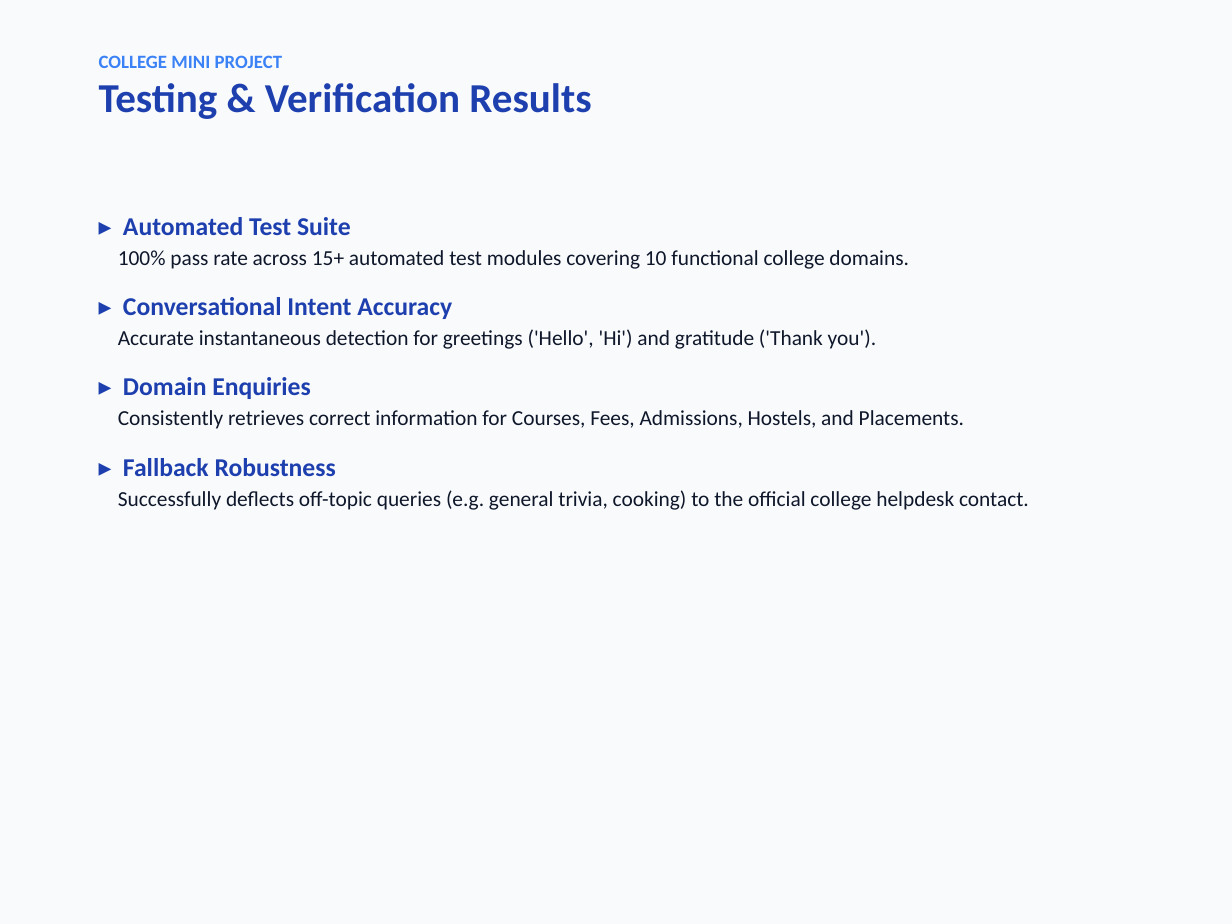
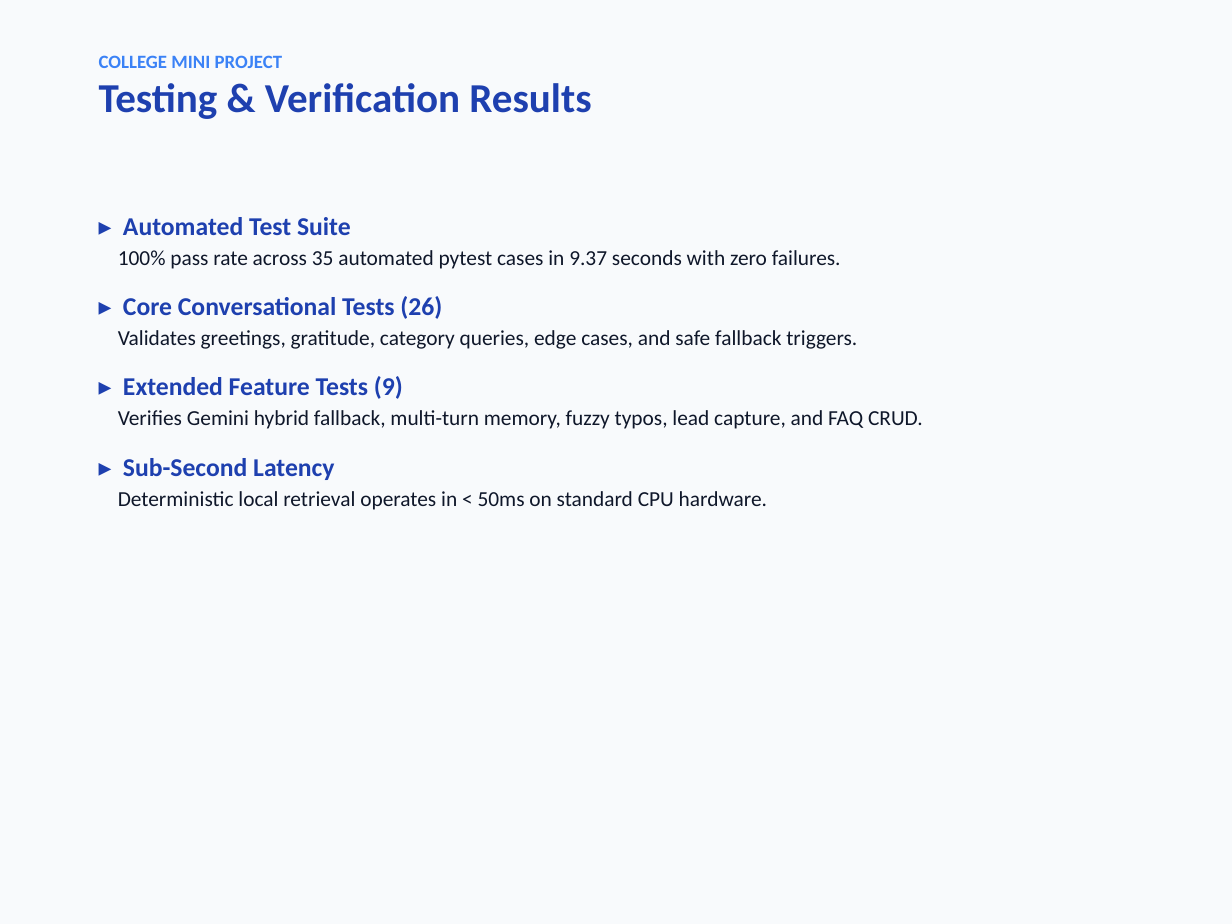
Before and after one commit to kvaruneshruban/AI-Based-College-Enquiry-Chatbot, a slide deck: slide 10 of documentation/presentation.pptx. Drawn at 1232x924 pixels with LibreOffice and Linux fonts; fonts in the diff are those of the drawing. Boxes give left, top, right and bottom in pixels: in the first picture for what was removed or moved away, otherwise in the second. Text is boxed around its words. In the diff, an @@ line names an element or a change of style, - is before the commit and + after.

Commit message:
feat: integrate Google Gemini AI, multi-turn memory, and enhanced UI assets

```diff
--- a/documentation/presentation.pptx
+++ b/documentation/presentation.pptx
@@ text at bbox=[118, 250, 923, 510]: text changed @@
-100% pass rate across 15+ automated test modules covering 10 functional college domains.
-▸ Conversational Intent Accuracy
-Accurate instantaneous detection for greetings ('Hello', 'Hi') and gratitude ('Thank you').
-▸ Domain Enquiries
-Consistently retrieves correct information for Courses, Fees, Admissions, Hostels, and Placements.
-▸ Fallback Robustness
-Successfully deflects off-topic queries (e.g. general trivia, cooking) to the official college helpdesk contact.
+100% pass rate across 35 automated pytest cases in 9.37 seconds with zero failures.
+▸ Core Conversational Tests (26)
+Validates greetings, gratitude, category queries, edge cases, and safe fallback triggers.
+▸ Extended Feature Tests (9)
+Verifies Gemini hybrid fallback, multi-turn memory, fuzzy typos, lead capture, and FAQ CRUD.
+▸ Sub-Second Latency
+Deterministic local retrieval operates in < 50ms on standard CPU hardware.
```
Also in this commit, not shown: 10 other slides changed, 1 slide added, 1 slide removed, 50 other files.
